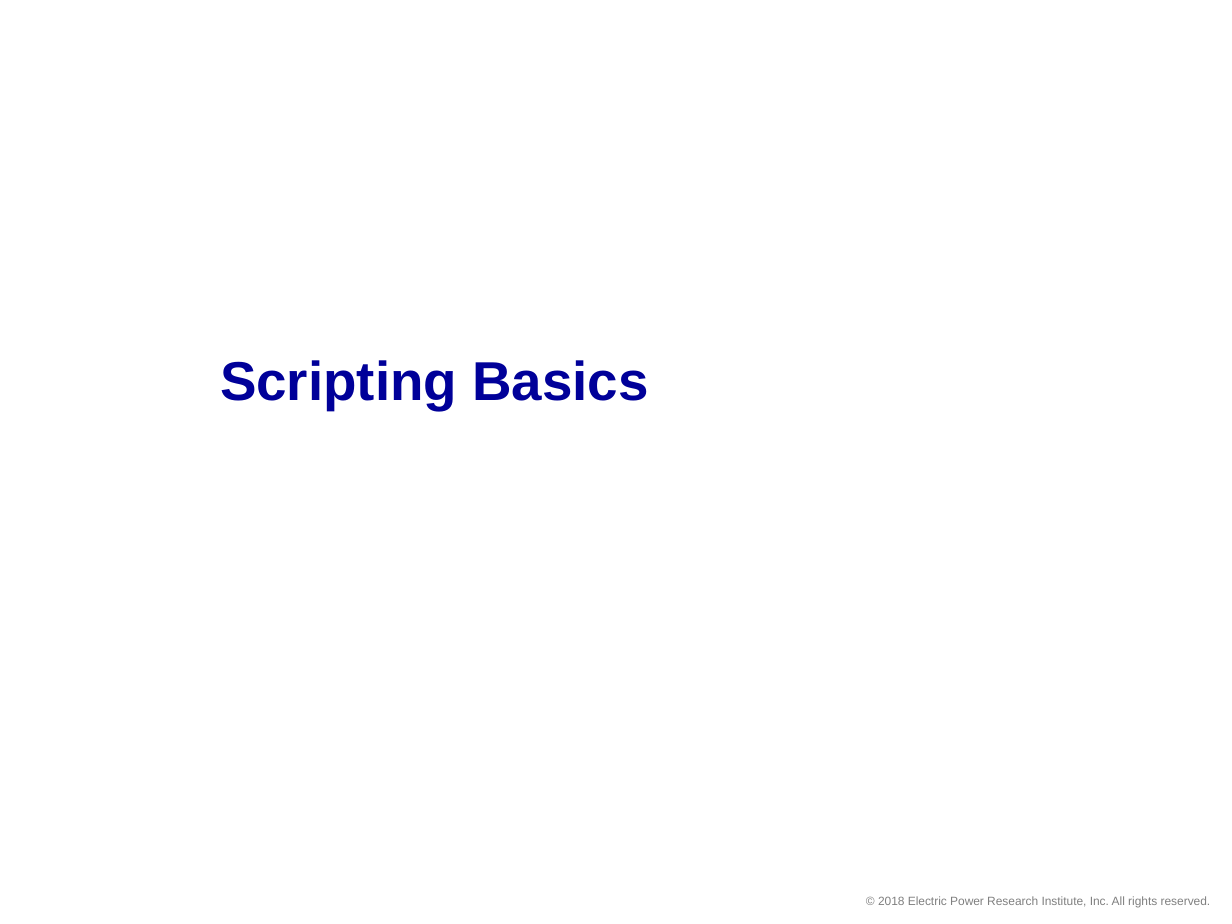
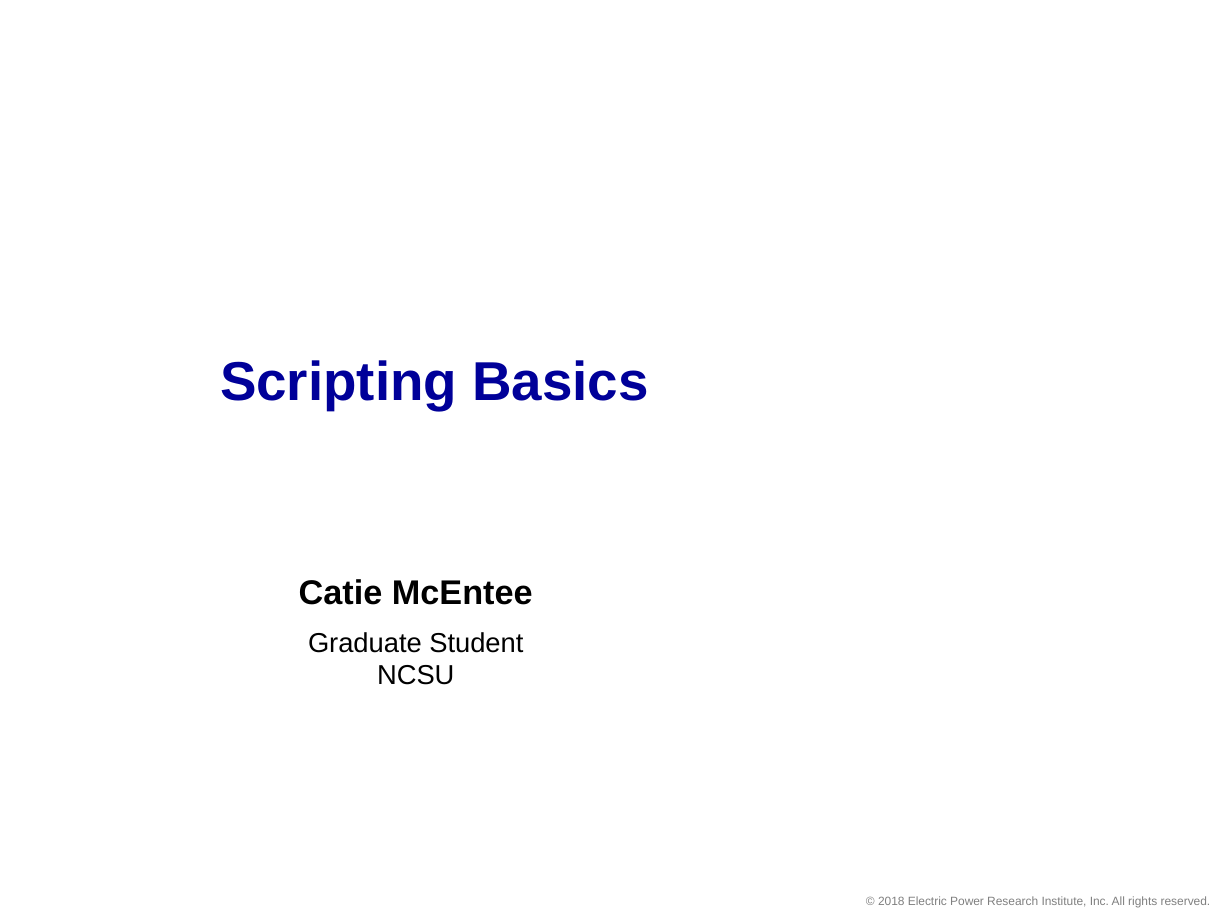
Before and after one commit to dss-extensions/opendss-svn-mirror, a slide deck: slide 1 of trunk/Training/NCSU-2018/Scripting Basics.pptx. Drawn at 1232x924 pixels with LibreOffice and Linux fonts; fonts in the diff are those of the drawing; background and template pictures are left out. Boxes give left, top, right and bottom in pixels: in the first picture for what was removed or moved away, otherwise in the second. Text is boxed around its words. In the diff, an @@ line names an element or a change of style, - is before the commit and + after.

Commit message:
Updated

```diff
--- a/trunk/Training/NCSU-2018/Scripting Basics.pptx
+++ b/trunk/Training/NCSU-2018/Scripting Basics.pptx
@@ text added at bbox=[299, 579, 533, 685], 16 pt, text #000000 @@
+Catie McEntee
+Graduate Student
+NCSU
```
